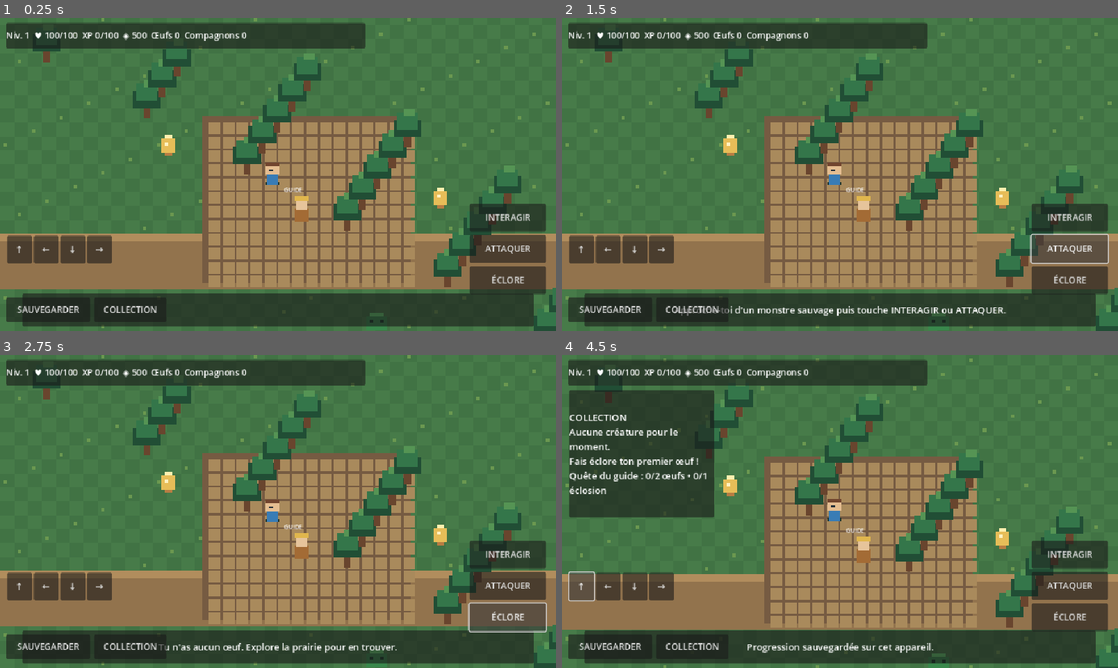
Above: before the commit, frames 1-4 (two rows, left to right).
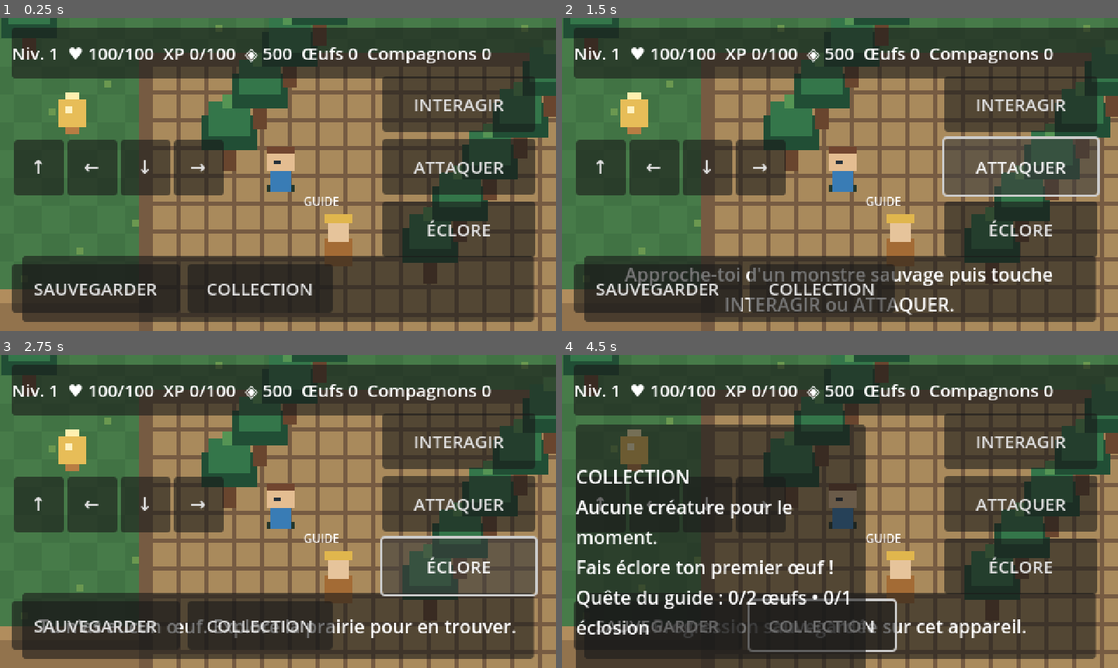
Above: after the commit, the same moments.

Repository: pierrecuny78-collab/Leaf1Game2D
Game: Godot game, scene res://scenes/main.tscn
Same seed, same stepped clock (60 frames per second), same inputs: the game is played once before the commit and once after it.
Inputs:
- Up to frame 1 (0.25 s): no input
- Up to frame 2 (1.5 s): click "INTERAGIR" at 0.5 s; click "ATTAQUER" at 1.25 s
- Up to frame 3 (2.75 s): click "ÉCLORE" at 2 s
- Up to frame 4 (4.5 s): click "SAUVEGARDER" at 2.75 s; click "COLLECTION" at 3.5 s; click "↑" at 4.25 s

The runs differ from the first frame. In frame 1, 71% of the frame differs, in the area x 0-100%, y 0-100%; in frame 2, 72%; in frame 3, 72%; in frame 4, 77%.

Commit message:
Enable integer-scaled pixel-art rendering

Diff:
--- a/project.godot
+++ b/project.godot
@@ -2,19 +2,21 @@
 
 [application]
 config/name="Leaf1Game2D"
-config/description="A 2D fantasy RPG about exploration, egg hatching and collectible creatures."
+config/description="Pixel-art fantasy RPG: explore, collect creatures and build your kingdom."
 run/main_scene="res://scenes/main.tscn"
 config/features=PackedStringArray("4.4", "GL Compatibility")
-config/version="0.2.0"
+config/version="0.3.0"
 
 [display]
-window/size/viewport_width=960
-window/size/viewport_height=540
-window/size/window_width_override=1280
-window/size/window_height_override=720
-window/stretch/mode="canvas_items"
+window/size/viewport_width=480
+window/size/viewport_height=270
+window/size/window_width_override=960
+window/size/window_height_override=540
+window/stretch/mode="viewport"
+window/stretch/scale_mode="integer"
 
 [rendering]
 renderer/rendering_method="gl_compatibility"
 renderer/rendering_method.mobile="gl_compatibility"
+textures/canvas_textures/default_texture_filter=0
 environment/defaults/default_clear_color=Color(0.055, 0.09, 0.12, 1)
